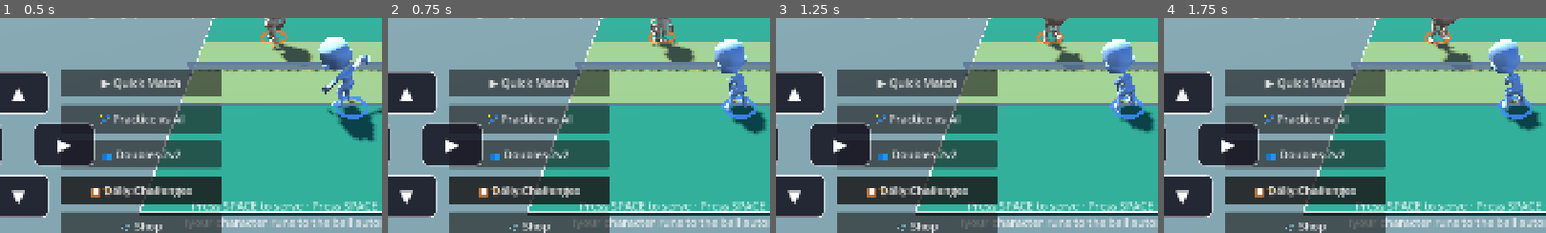
Above: before the commit, frames 1-4 (left to right).
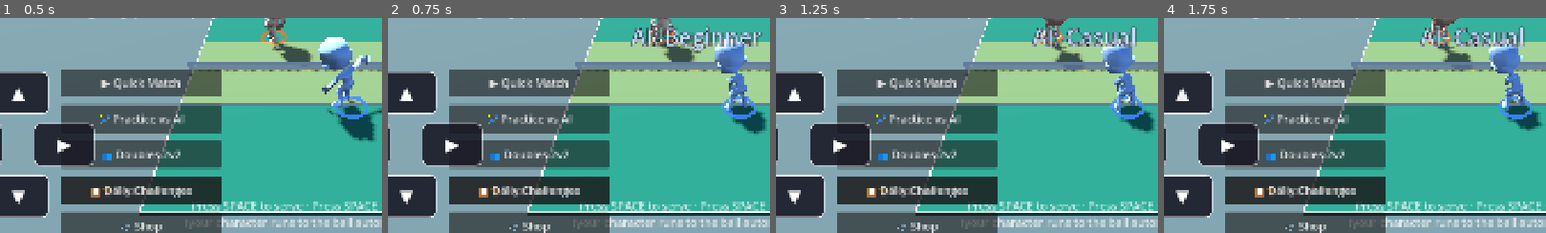
Above: after the commit, the same moments.

Repository: altafhssn/pickleball
Game: Godot game, scene res://scenes/Main.tscn
Two runs of this game, one before a commit and one after it. Both use one fixed random seed, a clock stepped at 60 frames per second and the inputs below.
Inputs (mouse positions are % of the whole screen's width and height, from its top left):
- Up to frame 1 (0.5 s): no input
- Up to frame 2 (0.75 s): tap Space at 0.5 s; move the mouse to (72, 45) at 0.52 s; hold D from 0.53 s (still down); tap 1 at 0.6 s; click (72, 45) at 0.67 s
- Up to frame 3 (1.25 s): keep holding D; tap Space at 0.77 s; tap 2 at 0.8 s
- Up to frame 4 (1.75 s): release D at 1.25 s; click "▲" at 1.25 s
The pictures show only the part of the screen within x 10-60%, y 46-96%; the shares and areas given below are measured in that part.

Frame 1 is identical in both runs. In frame 2, 2.0% of the frame differs, in the area x 63-98%, y 4-17%; in frame 3, 1.4%; in frame 4, 1.4%.

Commit message:
[challenge] The pressure spiral: stretch, errors, attack aim, pace
User: "it's like two bots playing, there is no fun no challenge."
Correct — nobody could WIN a point through good play. Added the
core sports-game loop: good placement stresses the opponent, a
stressed opponent gives you a weak ball or an error, you attack it.

AI is now beatable AND threatening, by difficulty:
- Finite move speed (1.4 Beginner → 2.9 Champion) replaces the fixed
  OPPONENT_MOVE_SPEED — corner shots genuinely outrun slow tiers.
- Stretch tracking: where the AI stood at your hit vs where it had
  to make contact. Stretched far → +15-30% error chance, or (if it
  survives) a weak defensive sitter (slow, short, central) you can
  attack. Your reward for placement.
- Base unforced-error rate per difficulty (22% Beginner → 2%
  Champion). Errors sail long — existing OOB rule gives you the point.
- Attack aim: low tiers feed the ball back at you; high tiers aim at
  your OPEN court (lerp by difficulty 0 → 0.95), so Champion makes
  YOU run and scramble.

Player quality has teeth:
- pace multiplier on flight time: CLEAN contact = 15% faster ball (a
  real weapon), REACH contact = 20% floatier ball the AI steps into.

Dev: number keys 1-5 switch AI difficulty live with a HUD flash.

Bot avg rally length: 31.8 → 13.9 hits, with AI-error points, weak-
sitter exchanges, and varied endings.

Co-Authored-By: Claude Fable 5 <noreply@anthropic.com>

Diff:
--- a/scripts/Main.gd
+++ b/scripts/Main.gd
@@ -91,6 +91,10 @@
 var ai_swing_timer: float = 0.0
 var ai_contact_timer: float = 0.0
 var ai_winding_up: bool = false
+# Where the AI stood when the player's shot launched — the distance from
+# here to its eventual contact point measures how badly the player's
+# placement stretched it. Stretched AI = weak return or error.
+var ai_pos_at_arm: Vector3 = Vector3.ZERO
 # Flag set when AI just swung; cleared when the ball crosses back to the
 # player's side. Prevents the AI from re-hitting its own outgoing ball.
 var ai_just_swung: bool = false
@@ -337,6 +341,23 @@
 	was_lob_key_pressed = lob_now
 	was_dink_key_pressed = dink_now
 
+	# Dev convenience: number keys 1-5 switch AI difficulty live so the
+	# challenge curve can be felt without UI.
+	var diffs := {
+		KEY_1: AIManagerRef.Difficulty.BEGINNER,
+		KEY_2: AIManagerRef.Difficulty.CASUAL,
+		KEY_3: AIManagerRef.Difficulty.PRO,
+		KEY_4: AIManagerRef.Difficulty.ELITE,
+		KEY_5: AIManagerRef.Difficulty.CHAMPION,
+	}
+	for key: int in diffs:
+		if Input.is_key_pressed(key):
+			var d: int = diffs[key]
+			if int(ai_manager.get("difficulty")) != d:
+				ai_manager.set_difficulty(d)
+				var names := ["Beginner", "Casual", "Pro", "Elite", "Champion"]
+				hud.show_message("AI: " + names[d], Color(0.8, 0.85, 1.0))
+
 # === COMMIT-AND-CONTACT (player) ===
 
 # Record the player's shot choice. The actual contact happens later, timed
@@ -411,15 +432,22 @@
 	# haphazard placement.
 	var early_sec: float = float(Time.get_ticks_msec() - commit_time_ms) / 1000.0
 	var spread: float
+	# pace scales the flight time: <1 = faster ball (a weapon), >1 = slow
+	# floaty ball the AI can step into. Quality has to matter or every
+	# rally feels like two bots trading neutral balls.
+	var pace: float
 	if dist <= PERFECT_DIST:
 		hud.show_message("CLEAN!", Color(0.2, 1.0, 0.4))
 		spread = 0.08
+		pace = 0.85
 	elif dist <= GOOD_DIST:
 		hud.show_message("GOOD!", Color(1.0, 0.95, 0.2))
 		spread = 0.18
+		pace = 1.0
 	else:
 		hud.show_message("REACH", Color(1.0, 0.6, 0.2))
 		spread = 0.34
+		pace = 1.2
 	if early_sec >= 0.55:
 		spread *= 0.75
 
@@ -439,6 +467,7 @@
 		_:
 			target_z = OPPONENT_BASELINE - randf_range(0.48, 0.82)
 			flight_time = 0.70
+	flight_time *= pace
 	ball.launch_at_target(ball.position, Vector3(target_x, 0, target_z), flight_time)
 	ball.last_hitter_id = 0
 	last_player_shot_type = shot_type
@@ -500,18 +529,109 @@
 	# ball's whole flight; the contact gate above waits for the bounce.
 	ai_ready_to_swing = true
 	ai_swing_timer = _get_inline_ai_reaction_time()
+	ai_pos_at_arm = opponent.position
 
 func _ai_launch() -> void:
 	if not rally_active or not ball.is_in_play:
 		return
+	# How far did the player's placement pull the AI from where it stood?
+	var stretch: float = Vector2(ball.position.x - ai_pos_at_arm.x, ball.position.z - ai_pos_at_arm.z).length()
+
+	# Errors make the AI beatable: a base unforced-error rate by difficulty,
+	# plus a big bonus when the AI is stretched. An error sails out — the
+	# existing OOB rule awards the player the point.
+	var err_chance: float = _get_inline_ai_error_chance()
+	if stretch > 1.0:
+		err_chance += 0.30
+	elif stretch > 0.65:
+		err_chance += 0.15
+	if randf() < err_chance:
+		var out_x: float = randf_range(-1.4, 1.4)
+		var out_z: float = PLAYER_BASELINE - randf_range(0.75, 1.1)  # long past the baseline
+		ball.launch_at_target(ball.position, Vector3(out_x, 0, out_z), 0.70)
+		ball.last_hitter_id = 1
+		EventBus.ball_hit.emit(1, BallRef.ShotType.DRIVE, 0.85)
+		match_manager.record_hit()
+		return
+
+	# Stretched but no error → weak defensive sitter: slow, short, central.
+	# This is the player's reward for good placement: an easy ball to attack.
+	if stretch > 0.65:
+		var sit_x: float = randf_range(-0.35, 0.35)
+		var sit_z: float = randf_range(-1.05, -0.6)
+		ball.launch_at_target(ball.position, Vector3(sit_x, 0, sit_z), 1.25)
+		ball.last_hitter_id = 1
+		EventBus.ball_hit.emit(1, BallRef.ShotType.LOB, 0.4)
+		match_manager.record_hit()
+		return
+
+	# Comfortable return. Low difficulties feed the ball back at the player;
+	# high difficulties attack the player's open court.
+	var attack: float = _get_inline_ai_attack()
 	var spread: float = _get_inline_ai_spread()
-	var target_x: float = clampf(player.position.x + randf_range(-spread, spread), -1.05, 1.05)
+	var at_player_x: float = player.position.x
+	var open_x: float
+	if absf(player.position.x) < 0.15:
+		open_x = (1.0 if randf() > 0.5 else -1.0) * randf_range(0.6, 1.05)
+	else:
+		open_x = -signf(player.position.x) * randf_range(0.6, 1.05)
+	var target_x: float = clampf(lerpf(at_player_x, open_x, attack) + randf_range(-spread, spread), -1.05, 1.05)
 	var target_z: float = clampf(player.position.z + randf_range(0.35, 0.82), PLAYER_MIN_Z + 0.20, PLAYER_MAX_Z - 0.05)
 	var target := Vector3(target_x, 0, target_z)
 	ball.launch_at_target(ball.position, target, 0.90)
 	ball.last_hitter_id = 1
 	EventBus.ball_hit.emit(1, BallRef.ShotType.DRIVE, 0.75)
 	match_manager.record_hit()
+
+func _get_inline_ai_error_chance() -> float:
+	var difficulty: int = int(ai_manager.get("difficulty"))
+	match difficulty:
+		AIManagerRef.Difficulty.BEGINNER:
+			return 0.22
+		AIManagerRef.Difficulty.CASUAL:
+			return 0.13
+		AIManagerRef.Difficulty.PRO:
+			return 0.07
+		AIManagerRef.Difficulty.ELITE:
+			return 0.04
+		AIManagerRef.Difficulty.CHAMPION:
+			return 0.02
+		_:
+			return 0.13
+
+# 0 = always aims at the player (friendly feed), 1 = always attacks the
+# player's open court.
+func _get_inline_ai_attack() -> float:
+	var difficulty: int = int(ai_manager.get("difficulty"))
+	match difficulty:
+		AIManagerRef.Difficulty.BEGINNER:
+			return 0.0
+		AIManagerRef.Difficulty.CASUAL:
+			return 0.3
+		AIManagerRef.Difficulty.PRO:
+			return 0.55
+		AIManagerRef.Difficulty.ELITE:
+			return 0.8
+		AIManagerRef.Difficulty.CHAMPION:
+			return 0.95
+		_:
+			return 0.3
+
+func _get_inline_ai_move_speed() -> float:
+	var difficulty: int = int(ai_manager.get("difficulty"))
+	match difficulty:
+		AIManagerRef.Difficulty.BEGINNER:
+			return 1.4
+		AIManagerRef.Difficulty.CASUAL:
+			return 1.7
+		AIManagerRef.Difficulty.PRO:
+			return 2.1
+		AIManagerRef.Difficulty.ELITE:
+			return 2.5
+		AIManagerRef.Difficulty.CHAMPION:
+			return 2.9
+		_:
+			return 1.7
 
 func _get_inline_ai_reaction_time() -> float:
 	var difficulty: int = int(ai_manager.get("difficulty"))
@@ -879,8 +999,9 @@
 
 	if not is_doubles:
 		var opp_target: Vector3 = _get_opponent_assist_target()
-		opponent.position.x = move_toward(opponent.position.x, opp_target.x, OPPONENT_MOVE_SPEED * delta)
-		opponent.position.z = move_toward(opponent.position.z, opp_target.z, OPPONENT_MOVE_SPEED * delta)
+		var opp_speed: float = _get_inline_ai_move_speed()
+		opponent.position.x = move_toward(opponent.position.x, opp_target.x, opp_speed * delta)
+		opponent.position.z = move_toward(opponent.position.z, opp_target.z, opp_speed * delta)
 		opponent.position.x = clampf(opponent.position.x, -COURT_X_LIMIT, COURT_X_LIMIT)
 		opponent.position.z = clampf(opponent.position.z, OPPONENT_MIN_Z, OPPONENT_MAX_Z)
 
